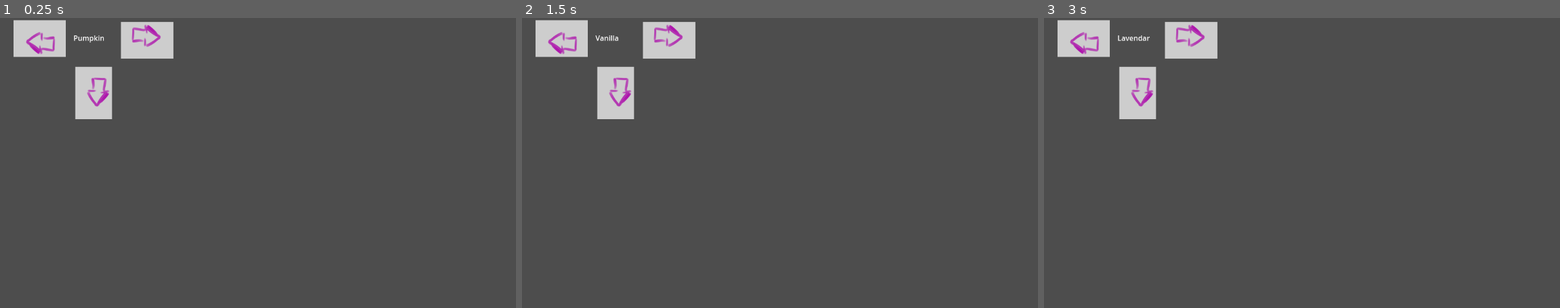
Above: before the commit, frames 1-3 (left to right).
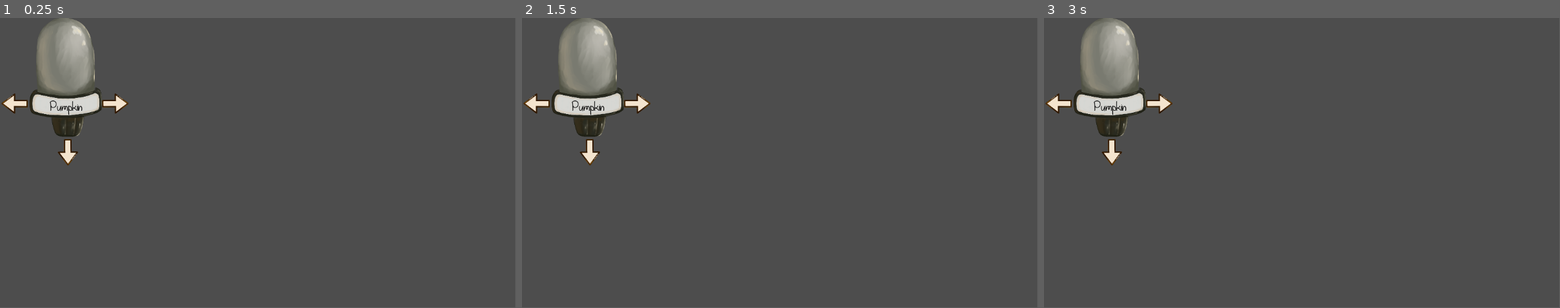
Above: after the commit, the same moments.

Repository: Xgpmcnp/GameJamDropouts
Game: Godot game, scene res://CoffeeCreationScreen/CoffeCreationScenes/flavor_selection.tscn
The game is run twice, just before and just after one commit, with the same random seed, the same clock (stepped at 60 frames per second) and the same inputs. This scene is started directly instead of the project's main scene.
Inputs (mouse positions are in pixels of both pictures, inside the frame that each line leads up to; where the layout moved, square brackets give the same spot in the first picture):
- Up to frame 1 (0.25 s): no input
- Up to frame 2 (1.5 s): click (589, 151) [614, 93] at 0.5 s; click (635, 105) [671, 41] at 1.25 s
- Up to frame 3 (3 s): click (1111, 151) [1136, 93] at 2 s; click (1157, 105) [1193, 41] at 2.75 s
The window is 800x450 before the commit and 799x449 after it. Grey fills any space a smaller window leaves; there, only what the larger window draws over its background counts as a difference.

The runs differ from the first frame. In frame 1, 6.7% of the frame differs, in the area x 0-34%, y 0-51%; in frame 2, 6.7%; in frame 3, 6.7%.
Error before the commit: Invalid access to property or key 'fill_level' on a base object of type 'null instance'. (res://CoffeeCreationScreen/CoffeeCreationScripts/flavor_selection.gd:…

Commit message:
AAAAAAAAAAssets were kinda implemented

Diff:
--- a/CoffeeCreationScreen/CoffeCreationScenes/extras_selection.tscn
+++ b/CoffeeCreationScreen/CoffeCreationScenes/extras_selection.tscn
@@ -5,7 +5,9 @@
 [ext_resource type="Texture2D" uid="uid://cl163073nb40y" path="res://CoffeeCreationScreen/CoffeeCreationScreenAssets/ForwardArrowTemp.png" id="2_deu8v"]
 [ext_resource type="Texture2D" uid="uid://ck2wkw400ojql" path="res://CoffeeCreationScreen/CoffeeCreationScreenAssets/PourArrowTemp.png" id="3_oqq70"]
 
-[node name="ExtrasSelection" type="Node2D"]
+[node name="ExtrasSelection" type="Control"]
+layout_mode = 3
+anchors_preset = 0
 script = ExtResource("1_deu8v")
 
 [node name="ExtrasBack" type="TextureButton" parent="."]
--- a/CoffeeCreationScreen/CoffeCreationScenes/flavor_selection.tscn
+++ b/CoffeeCreationScreen/CoffeCreationScenes/flavor_selection.tscn
@@ -1,41 +1,75 @@
-[gd_scene load_steps=5 format=3 uid="uid://b6kgf03wtfwmf"]
+[gd_scene load_steps=7 format=3 uid="uid://b6kgf03wtfwmf"]
 
 [ext_resource type="Script" uid="uid://b0nnxsjwfgjqs" path="res://CoffeeCreationScreen/CoffeeCreationScripts/flavor_selection.gd" id="1_kiscm"]
-[ext_resource type="Texture2D" uid="uid://bymxt0dacspup" path="res://CoffeeCreationScreen/CoffeeCreationScreenAssets/BackArrowTemp.png" id="3_ercid"]
-[ext_resource type="Texture2D" uid="uid://cl163073nb40y" path="res://CoffeeCreationScreen/CoffeeCreationScreenAssets/ForwardArrowTemp.png" id="3_x12yb"]
-[ext_resource type="Texture2D" uid="uid://ck2wkw400ojql" path="res://CoffeeCreationScreen/CoffeeCreationScreenAssets/PourArrowTemp.png" id="4_6u183"]
+[ext_resource type="Texture2D" uid="uid://2b1frjx1rut7" path="res://CoffeeCreationScreen/FioAssets/coffee making scene/coffee_making_scene_arrow_L.png" id="2_djvuu"]
+[ext_resource type="Texture2D" uid="uid://cecsyohf0yrtc" path="res://CoffeeCreationScreen/FioAssets/coffee making scene/coffee_making_scene_arrow_D.png" id="2_x4qaj"]
+[ext_resource type="Texture2D" uid="uid://36r73qmyuhha" path="res://CoffeeCreationScreen/FioAssets/coffee making scene/coffee_making_scene_arrow_R.png" id="4_djvuu"]
+[ext_resource type="Texture2D" uid="uid://h6ko5ll1nimy" path="res://CoffeeCreationScreen/FioAssets/coffee making scene/coffee_making_scene_drink_machine_L.png" id="5_djvuu"]
+[ext_resource type="FontFile" uid="uid://bfc282aryiiys" path="res://CoffeeCreationScreen/Font/fall-is-coming-font/FallIsComingRegular-Mx9B.ttf" id="6_x4qaj"]
 
-[node name="FlavorSelection" type="Node2D"]
+[node name="FlavorSelection" type="Control"]
+layout_mode = 3
+anchors_preset = 15
+anchor_right = 1.0
+anchor_bottom = 1.0
+grow_horizontal = 2
+grow_vertical = 2
 script = ExtResource("1_kiscm")
 
+[node name="Sprite2D" type="Sprite2D" parent="."]
+position = Vector2(147, 133)
+scale = Vector2(0.25, 0.25)
+texture = ExtResource("5_djvuu")
+
+[node name="FlavorPour" type="TextureButton" parent="." groups=["PourButtons"]]
+offset_left = 129.0
+offset_top = 271.0
+offset_right = 292.0
+offset_bottom = 484.0
+scale = Vector2(0.28, 0.28)
+texture_normal = ExtResource("2_x4qaj")
+texture_pressed = ExtResource("2_x4qaj")
+texture_hover = ExtResource("2_x4qaj")
+
 [node name="FlavorBack" type="TextureButton" parent="."]
-offset_left = 30.0
-offset_top = 5.0
-offset_right = 70.0
-offset_bottom = 45.0
-texture_normal = ExtResource("3_ercid")
+layout_mode = 2
+offset_left = 3.0
+offset_top = 169.0
+offset_right = 216.0
+offset_bottom = 331.0
+scale = Vector2(0.28, 0.28)
+size_flags_horizontal = 0
+size_flags_vertical = 0
+texture_normal = ExtResource("2_djvuu")
+texture_pressed = ExtResource("2_djvuu")
+texture_hover = ExtResource("2_djvuu")
 
 [node name="FlavorForward" type="TextureButton" parent="."]
-offset_left = 270.0
-offset_top = 9.0
-offset_right = 387.0
-offset_bottom = 91.0
-texture_normal = ExtResource("3_x12yb")
+layout_mode = 2
+offset_left = 228.0
+offset_top = 169.0
+offset_right = 441.0
+offset_bottom = 331.0
+scale = Vector2(0.28, 0.28)
+size_flags_horizontal = 0
+size_flags_vertical = 0
+texture_normal = ExtResource("4_djvuu")
+texture_pressed = ExtResource("4_djvuu")
+texture_hover = ExtResource("4_djvuu")
 
-[node name="FlavorPour" type="TextureButton" parent="." groups=["PourButtons"]]
-offset_left = 168.0
-offset_top = 109.0
-offset_right = 250.0
-offset_bottom = 226.0
-texture_normal = ExtResource("4_6u183")
-
-[node name="FlavorLabel" type="Label" parent="."]
-offset_left = 164.0
-offset_top = 33.0
-offset_right = 248.0
-offset_bottom = 58.0
+[node name="flavor_label" type="Label" parent="."]
+layout_mode = 0
+offset_left = 111.0
+offset_top = 184.0
+offset_right = 181.0
+offset_bottom = 207.0
+theme_override_colors/font_color = Color(0, 0, 0, 1)
+theme_override_colors/font_outline_color = Color(1, 1, 1, 1)
+theme_override_constants/line_spacing = 0
+theme_override_fonts/font = ExtResource("6_x4qaj")
+theme_override_font_sizes/font_size = 36
 text = "Pumpkin"
 
+[connection signal="pressed" from="FlavorPour" to="." method="_on_flavor_pour_pressed"]
 [connection signal="pressed" from="FlavorBack" to="." method="_on_flavor_back_pressed"]
 [connection signal="pressed" from="FlavorForward" to="." method="_on_flavor_forward_pressed"]
-[connection signal="pressed" from="FlavorPour" to="." method="_on_flavor_pour_pressed"]
--- a/CoffeeCreationScreen/CoffeCreationScenes/main_coffee_creation_scene.tscn
+++ b/CoffeeCreationScreen/CoffeCreationScenes/main_coffee_creation_scene.tscn
@@ -1,49 +1,115 @@
-[gd_scene load_steps=9 format=3 uid="uid://drwqanvf6iry2"]
+[gd_scene load_steps=15 format=3 uid="uid://drwqanvf6iry2"]
 
 [ext_resource type="Script" uid="uid://bip8d3j1so577" path="res://CoffeeCreationScreen/CoffeeCreationScripts/main_coffee_creation_scene.gd" id="1_63yc2"]
 [ext_resource type="PackedScene" uid="uid://b6kgf03wtfwmf" path="res://CoffeeCreationScreen/CoffeCreationScenes/flavor_selection.tscn" id="1_o7735"]
 [ext_resource type="PackedScene" uid="uid://optt72fc6d1s" path="res://CoffeeCreationScreen/CoffeCreationScenes/extras_selection.tscn" id="2_awan7"]
+[ext_resource type="Texture2D" path="res://CoffeeCreationScreen/FioAssets/coffee making scene/coffee_making_scene_bkgd.png" id="2_nk5qd"]
 [ext_resource type="PackedScene" uid="uid://bh8oixxu54w6s" path="res://CoffeeCreationScreen/CoffeCreationScenes/preparation_method_selection.tscn" id="3_7ey1p"]
 [ext_resource type="PackedScene" uid="uid://ebncpslt0akj" path="res://CoffeeCreationScreen/CoffeCreationScenes/coffee_cup.tscn" id="4_d48ii"]
 [ext_resource type="Texture2D" uid="uid://ck2wkw400ojql" path="res://CoffeeCreationScreen/CoffeeCreationScreenAssets/PourArrowTemp.png" id="6_cs5si"]
 [ext_resource type="Texture2D" uid="uid://cl163073nb40y" path="res://CoffeeCreationScreen/CoffeeCreationScreenAssets/ForwardArrowTemp.png" id="6_pd2mq"]
 [ext_resource type="Texture2D" uid="uid://bymxt0dacspup" path="res://CoffeeCreationScreen/CoffeeCreationScreenAssets/BackArrowTemp.png" id="7_cs5si"]
+[ext_resource type="Texture2D" uid="uid://dq5kol5o2i2sr" path="res://CoffeeCreationScreen/FioAssets/coffee making scene/to_go_coffee_cup.png" id="7_lgswe"]
+[ext_resource type="Texture2D" uid="uid://cd4gnmsvcofm2" path="res://CoffeeCreationScreen/FioAssets/coffee making scene/coffee_making_scene_coaster.png" id="9_g7cab"]
+[ext_resource type="Texture2D" uid="uid://d3n7wktxtcrwp" path="res://CoffeeCreationScreen/FioAssets/coffee making scene/coffee_making_scene_conveyer_belt.png" id="10_ay4q3"]
+[ext_resource type="Texture2D" uid="uid://dpudbwijs0gb3" path="res://CoffeeCreationScreen/FioAssets/coffee making scene/coffee_making_scene_conveyer_frame.png" id="11_jj17i"]
 
-[node name="MainCoffeeCreationScene" type="Node2D"]
+[sub_resource type="StyleBoxTexture" id="StyleBoxTexture_qxlfk"]
+texture = ExtResource("2_nk5qd")
+
+[node name="MainCoffeeCreationScene" type="Control"]
+layout_mode = 3
+anchors_preset = 15
+anchor_right = 1.0
+anchor_bottom = 1.0
+grow_horizontal = 2
+grow_vertical = 2
+size_flags_horizontal = 4
 script = ExtResource("1_63yc2")
 
-[node name="FlavorSelection" parent="." instance=ExtResource("1_o7735")]
+[node name="Control" type="Control" parent="."]
+layout_mode = 1
+anchors_preset = 15
+anchor_right = 1.0
+anchor_bottom = 1.0
+grow_horizontal = 2
+grow_vertical = 2
 
-[node name="ExtrasSelection" parent="." instance=ExtResource("2_awan7")]
-position = Vector2(348, -19)
+[node name="Panel" type="Panel" parent="Control"]
+layout_mode = 1
+anchors_preset = 15
+anchor_right = 1.0
+anchor_bottom = 1.0
+grow_horizontal = 2
+grow_vertical = 2
+theme_override_styles/panel = SubResource("StyleBoxTexture_qxlfk")
 
-[node name="PreparationMethodSelection" parent="." instance=ExtResource("3_7ey1p")]
-position = Vector2(860, 14)
-
-[node name="CoffeeCup" parent="." instance=ExtResource("4_d48ii")]
-position = Vector2(162, 428)
-
-[node name="ServeButton" type="TextureButton" parent="."]
+[node name="ServeButton" type="TextureButton" parent="Control"]
+visible = false
+layout_mode = 0
 offset_left = 904.0
 offset_top = 420.0
 offset_right = 1021.0
 offset_bottom = 537.0
 texture_normal = ExtResource("6_pd2mq")
 
-[node name="BackButton" type="TextureButton" parent="."]
+[node name="BackButton" type="TextureButton" parent="Control"]
+visible = false
+layout_mode = 0
 offset_left = 711.0
 offset_top = 429.0
 offset_right = 828.0
 offset_bottom = 511.0
 texture_normal = ExtResource("7_cs5si")
 
-[node name="Options" type="TextureButton" parent="."]
+[node name="Options" type="TextureButton" parent="Control"]
+visible = false
+layout_mode = 0
 offset_left = 826.0
 offset_top = 517.0
 offset_right = 908.0
 offset_bottom = 634.0
 texture_normal = ExtResource("6_cs5si")
 
-[connection signal="pressed" from="ServeButton" to="." method="_on_serve_button_pressed"]
-[connection signal="pressed" from="BackButton" to="." method="_on_back_button_pressed"]
-[connection signal="pressed" from="Options" to="." method="_on_options_pressed"]
+[node name="Node2D" type="Node2D" parent="."]
+
+[node name="ExtrasSelection" parent="Node2D" instance=ExtResource("2_awan7")]
+offset_left = 348.0
+offset_top = -19.0
+offset_right = 348.0
+offset_bottom = -19.0
+
+[node name="PreparationMethodSelection" parent="Node2D" instance=ExtResource("3_7ey1p")]
+offset_left = 860.0
+offset_top = 14.0
+offset_right = 860.0
+offset_bottom = 14.0
+
+[node name="Coaster" type="Sprite2D" parent="Node2D"]
+position = Vector2(1005, 575)
+scale = Vector2(0.3, 0.3)
+texture = ExtResource("9_g7cab")
+
+[node name="ConveyorBelt" type="Sprite2D" parent="Node2D"]
+position = Vector2(431.14, 590.159)
+scale = Vector2(0.28, 0.298835)
+texture = ExtResource("10_ay4q3")
+
+[node name="ConveyorFrame" type="Sprite2D" parent="Node2D"]
+position = Vector2(433.24, 583.12)
+scale = Vector2(0.28, 0.28)
+texture = ExtResource("11_jj17i")
+
+[node name="CoffeeCup" parent="Node2D" instance=ExtResource("4_d48ii")]
+position = Vector2(148, 488)
+scale = Vector2(0.217598, 0.207203)
+texture = ExtResource("7_lgswe")
+
+[node name="FlavorSelection" parent="Node2D" instance=ExtResource("1_o7735")]
+offset_left = -1.0
+offset_top = 40.0
+offset_bottom = 40.0
+
+[connection signal="pressed" from="Control/ServeButton" to="." method="_on_serve_button_pressed"]
+[connection signal="pressed" from="Control/BackButton" to="." method="_on_back_button_pressed"]
+[connection signal="pressed" from="Control/Options" to="." method="_on_options_pressed"]
--- a/CoffeeCreationScreen/CoffeCreationScenes/preparation_method_selection.tscn
+++ b/CoffeeCreationScreen/CoffeCreationScenes/preparation_method_selection.tscn
@@ -5,7 +5,9 @@
 [ext_resource type="Texture2D" uid="uid://cl163073nb40y" path="res://CoffeeCreationScreen/CoffeeCreationScreenAssets/ForwardArrowTemp.png" id="2_b55sc"]
 [ext_resource type="Texture2D" uid="uid://ck2wkw400ojql" path="res://CoffeeCreationScreen/CoffeeCreationScreenAssets/PourArrowTemp.png" id="3_0dfiq"]
 
-[node name="PreparationMethodSelection" type="Node2D"]
+[node name="PreparationMethodSelection" type="Control"]
+layout_mode = 3
+anchors_preset = 0
 script = ExtResource("1_b55sc")
 
 [node name="MethodBack" type="TextureButton" parent="."]
@@ -14,10 +16,10 @@
 texture_normal = ExtResource("1_cv7wn")
 
 [node name="MethodForward" type="TextureButton" parent="."]
-offset_left = 290.0
-offset_top = 7.0
-offset_right = 330.0
-offset_bottom = 47.0
+offset_left = 234.0
+offset_top = 4.0
+offset_right = 351.0
+offset_bottom = 86.0
 texture_normal = ExtResource("2_b55sc")
 
 [node name="MethodPour" type="TextureButton" parent="." groups=["PourButtons"]]
--- a/CoffeeCreationScreen/CoffeeCreationScripts/flavor_selection.gd
+++ b/CoffeeCreationScreen/CoffeeCreationScripts/flavor_selection.gd
@@ -1,7 +1,7 @@
 extends Node2D
 
 @onready var coffee_cup: Sprite2D = $"../CoffeeCup"
-@onready var flavor_label: Label = $FlavorLabel
+@onready var flavor_label: Label = $Label
 
 
 
--- a/CoffeeCreationScreen/CoffeeCreationScripts/preparation_method.gd
+++ b/CoffeeCreationScreen/CoffeeCreationScripts/preparation_method.gd
@@ -1,4 +1,4 @@
-extends Node2D
+extends Control
 
 @onready var coffee_cup: Sprite2D = $"../CoffeeCup"
 @onready var method_label: Label = $MethodLabel
--- a/project.godot
+++ b/project.godot
@@ -15,16 +15,6 @@
 config/features=PackedStringArray("4.4", "Forward Plus")
 config/icon="res://icon.svg"
 
-[display]
+[audio]
 
-window/stretch/mode="viewport"
-
-[input]
-
-next_line={
-"deadzone": 0.2,
-"events": [Object(InputEventKey,"resource_local_to_scene":false,"resource_name":"","device":-1,"window_id":0,"alt_pressed":false,"shift_pressed":false,"ctrl_pressed":false,"meta_pressed":false,"pressed":false,"keycode":0,"physical_keycode":32,"key_label":0,"unicode":32,"location":0,"echo":false,"script":null)
-, Object(InputEventKey,"resource_local_to_scene":false,"resource_name":"","device":-1,"window_id":0,"alt_pressed":false,"shift_pressed":false,"ctrl_pressed":false,"meta_pressed":false,"pressed":false,"keycode":0,"physical_keycode":4194309,"key_label":0,"unicode":0,"location":0,"echo":false,"script":null)
-, Object(InputEventMouseButton,"resource_local_to_scene":false,"resource_name":"","device":-1,"window_id":0,"alt_pressed":false,"shift_pressed":false,"ctrl_pressed":false,"meta_pressed":false,"button_mask":1,"position":Vector2(138, 11),"global_position":Vector2(147, 59),"factor":1.0,"button_index":1,"canceled":false,"pressed":true,"double_click":false,"script":null)
-]
-}
+buses/default_bus_layout=""
Binary file added: CoffeeCreationScreen/FioAssets/coffee making scene/coffee_making_scene_arrow_D.png
Not shown, added: CoffeeCreationScreen/FioAssets/coffee making scene/coffee_making_scene_arrow_D.png.import
Binary file added: CoffeeCreationScreen/FioAssets/coffee making scene/coffee_making_scene_arrow_L.png
Not shown, added: CoffeeCreationScreen/FioAssets/coffee making scene/coffee_making_scene_arrow_L.png.import
Binary file added: CoffeeCreationScreen/FioAssets/coffee making scene/coffee_making_scene_arrow_R.png
Not shown, added: CoffeeCreationScreen/FioAssets/coffee making scene/coffee_making_scene_arrow_R.png.import
Binary file added: CoffeeCreationScreen/FioAssets/coffee making scene/coffee_making_scene_back_button.png
Not shown, added: CoffeeCreationScreen/FioAssets/coffee making scene/coffee_making_scene_back_button.png.import
Binary file added: CoffeeCreationScreen/FioAssets/coffee making scene/coffee_making_scene_coaster.png
Not shown, added: CoffeeCreationScreen/FioAssets/coffee making scene/coffee_making_scene_coaster.png.import
Binary file added: CoffeeCreationScreen/FioAssets/coffee making scene/coffee_making_scene_conveyer_belt.png
Not shown, added: CoffeeCreationScreen/FioAssets/coffee making scene/coffee_making_scene_conveyer_belt.png.import
(and 32 more such lines)
